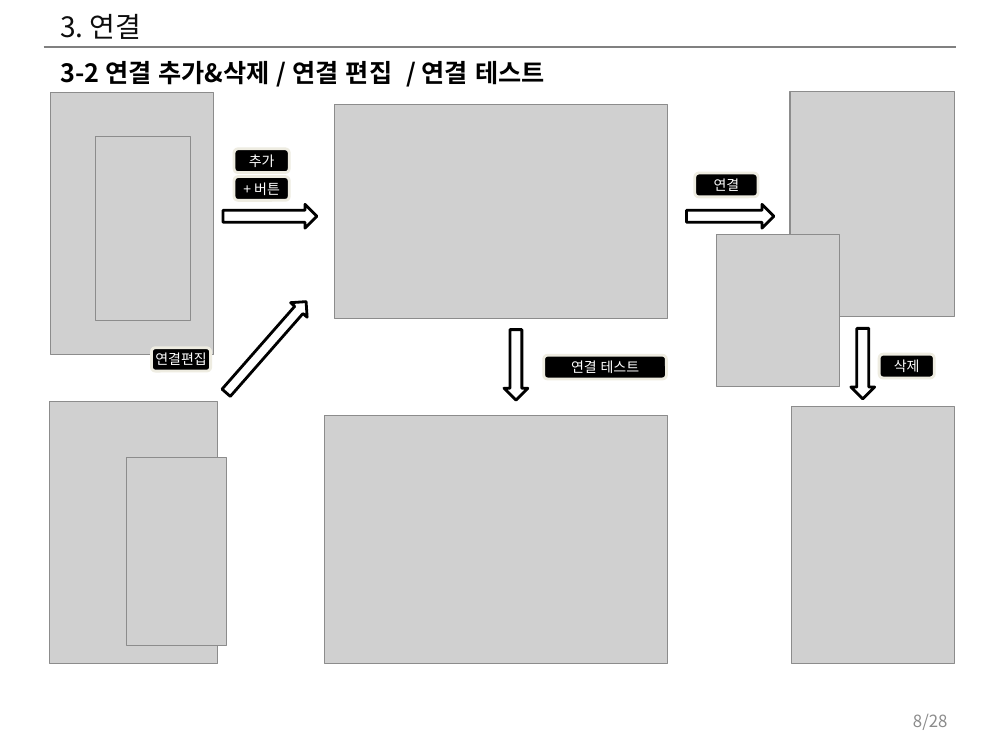
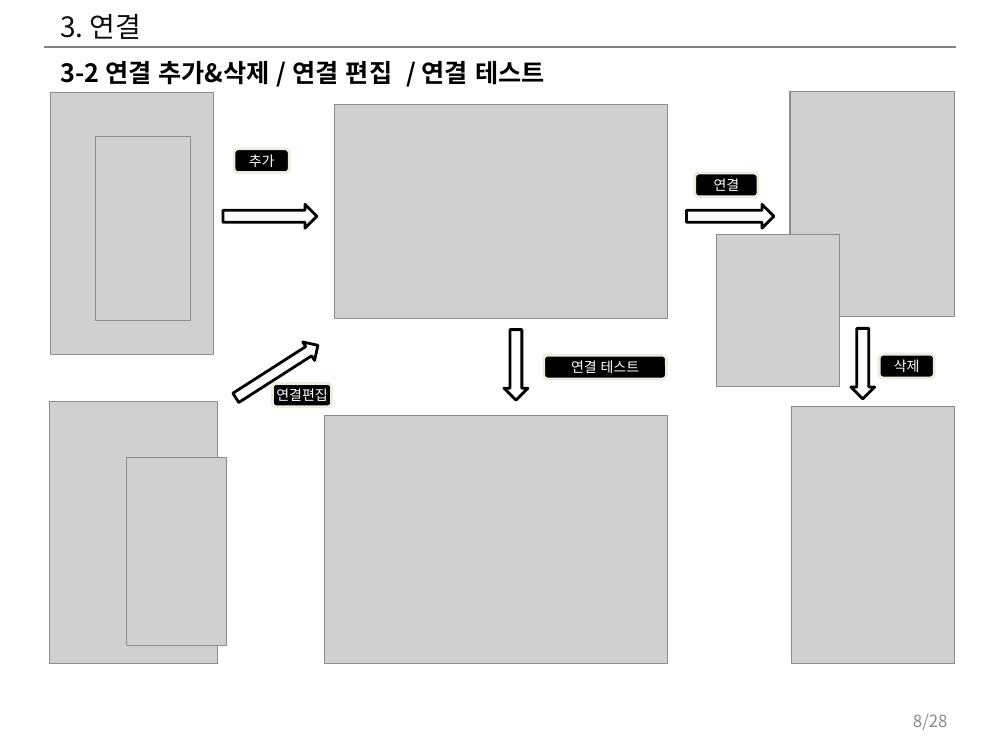
Before and after one commit to hwany7seo/gdbms_document, a slide deck: slide 8 of mockup/시각화도구_UI_UX_기획서.pptx. Drawn at 1008x756 pixels with LibreOffice and Linux fonts; fonts in the diff are those of the drawing; grey boxes stand for pictures; background and template pictures are left out. Boxes give left, top, right and bottom in pixels: in the first picture for what was removed or moved away, otherwise in the second. Text is boxed around its words. In the diff, an @@ line names an element or a change of style, - is before the commit and + after.

```diff
--- a/mockup/시각화도구_UI_UX_기획서.pptx
+++ b/mockup/시각화도구_UI_UX_기획서.pptx
@@ rounded rectangle removed at <box>234,176,289,201</box> @@
-+ 버튼
@@ right arrow at <box>230,336,324,408</box>: rotation 311 to 327 degrees @@
@@ rounded rectangle "연결편집": place and size @@
-rounded rectangle "연결편집" at <box>151,348,211,371</box>
+rounded rectangle "연결편집" at <box>272,383,332,406</box>
```
Also in this commit, not shown: 16 other slides changed, 1 slide added, 7 other files.
